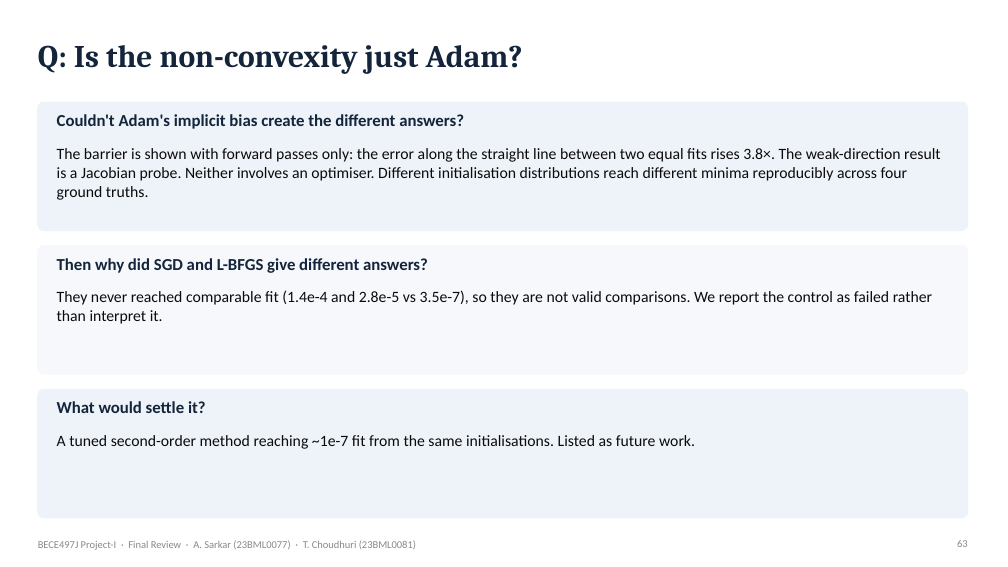
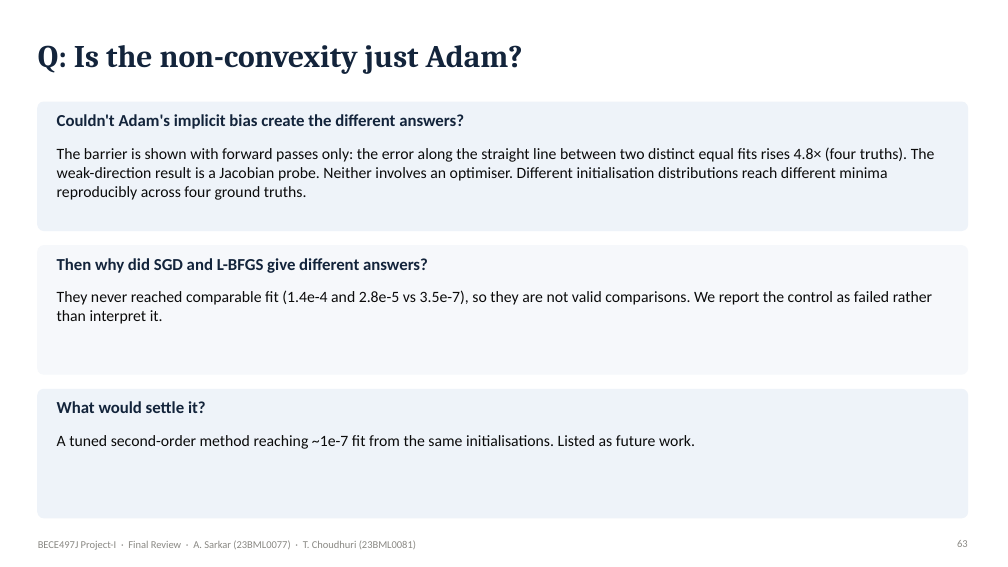
Before and after one commit to Ivxn404/semantic-decoding-tribe-inversion, a slide deck: slide 63 of deck/Final_Sarkar_Choudhuri.pptx. Drawn at 1008x567 pixels with LibreOffice and Linux fonts; fonts in the diff are those of the drawing. Boxes give left, top, right and bottom in pixels: in the first picture for what was removed or moved away, otherwise in the second. Text is boxed around its words. In the diff, an @@ line names an element or a change of style, - is before the commit and + after.

Commit message:
Barrier and sensitivity tests on four ground truths: update results, figures, report, poster, deck, demo, docs

```diff
--- a/deck/Final_Sarkar_Choudhuri.pptx
+++ b/deck/Final_Sarkar_Choudhuri.pptx
@@ text at (57, 147, 935, 200): text changed @@
-The barrier is shown with forward passes only: the error along the straight line between two equal fits rises 3.8×. The weak-direction result is a Jacobian probe. Neither involves an optimiser. Different initialisation distributions reach different minima reproducibly across four ground truths.
+The barrier is shown with forward passes only: the error along the straight line between two distinct equal fits rises 4.8× (four truths). The weak-direction result is a Jacobian probe. Neither involves an optimiser. Different initialisation distributions reach different minima reproducibly across four ground truths.
```
Also in this commit, not shown: 12 other slides changed, 18 other files.
